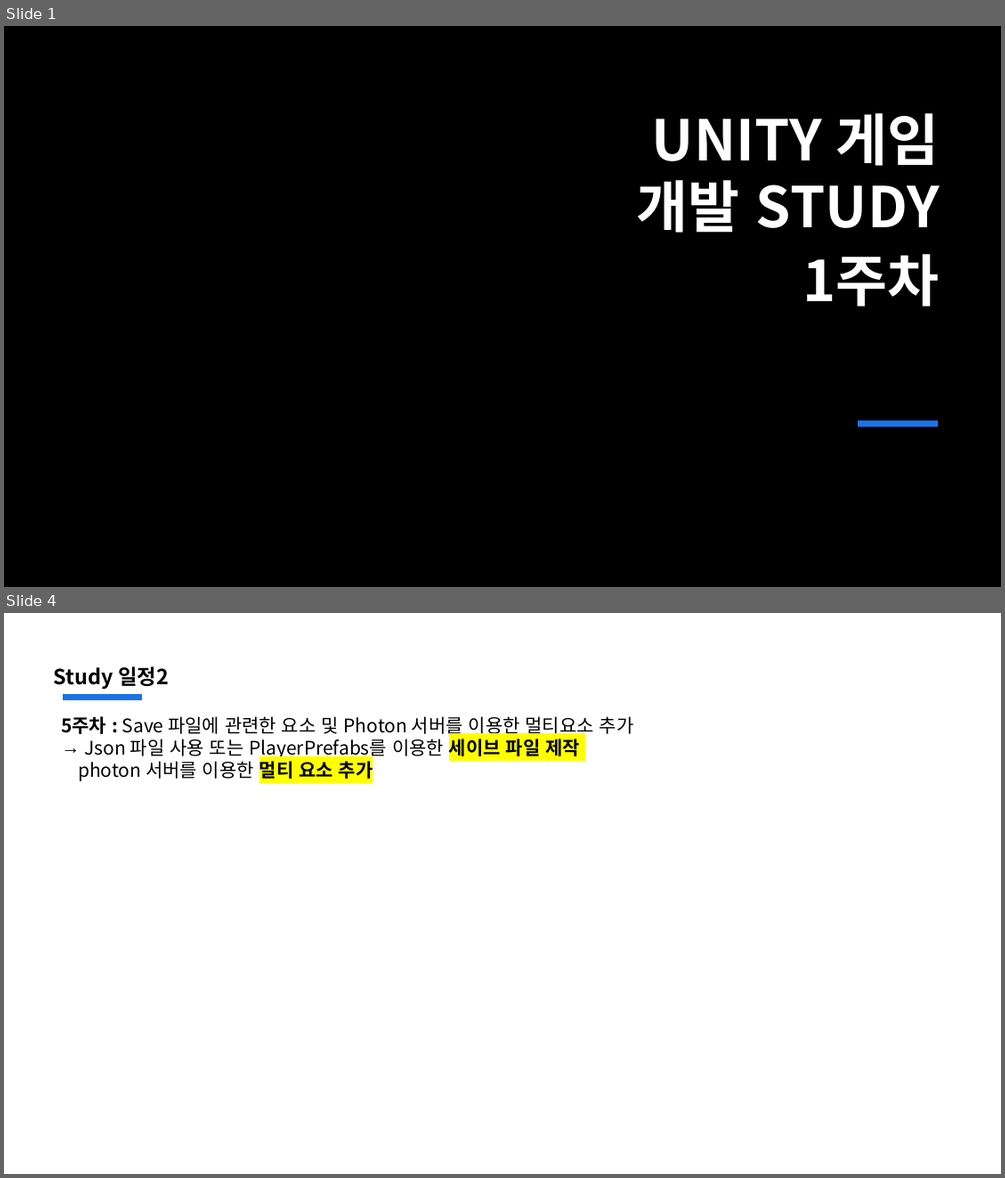
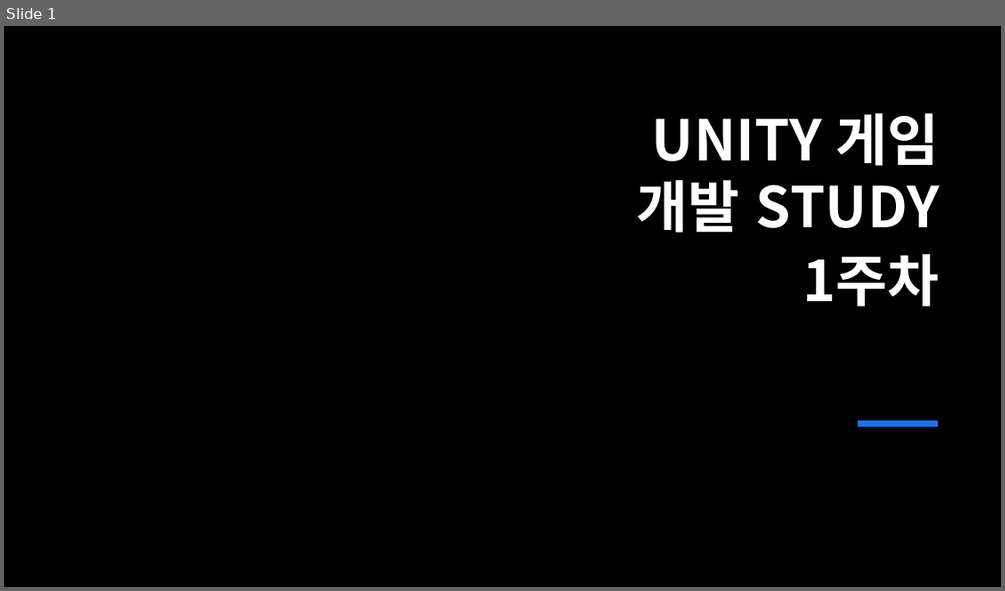
Before and after one commit to jsjin01/MJsec_Unity_Mentoring, a slide deck: MJsec_게임 개발 멘토링/MJsec_4주차.pptx. Shown one above the other, each under a label of ours: slides 1 and 4 before the commit, slide 1 after it; the slides between them are not shown. The pictures are 1005x1178 and 1005x591 pixels, drawn with LibreOffice and Linux fonts; fonts in the diff are those of the drawing; background and template pictures are left out. Boxes give left, top, right and bottom in pixels: in the first picture for what was removed or moved away, otherwise in the second. Text is boxed around its words. In the diff, an @@ line names an element or a change of style, - is before the commit and + after.

```diff
--- a/MJsec_게임 개발 멘토링/MJsec_4주차.pptx
+++ b/MJsec_게임 개발 멘토링/MJsec_4주차.pptx
@@ slide 4 removed at (4,613,1001,1174), background #FFFFFF @@
@@ text removed at (54,666,169,690) @@
-Study 일정2
@@ text removed at (61,716,634,782) @@
-5주차 : Save 파일에 관련한 요소 및 Photon 서버를 이용한 멀티요소 추가
-→ Json 파일 사용 또는 PlayerPrefabs를 이용한 세이브 파일 제작
-photon 서버를 이용한 멀티 요소 추가
@@ line removed from (63, 698) to (142, 698) @@
```
Also in this commit, not shown: 13 slides added, 8 other slides removed, 12 other files.
